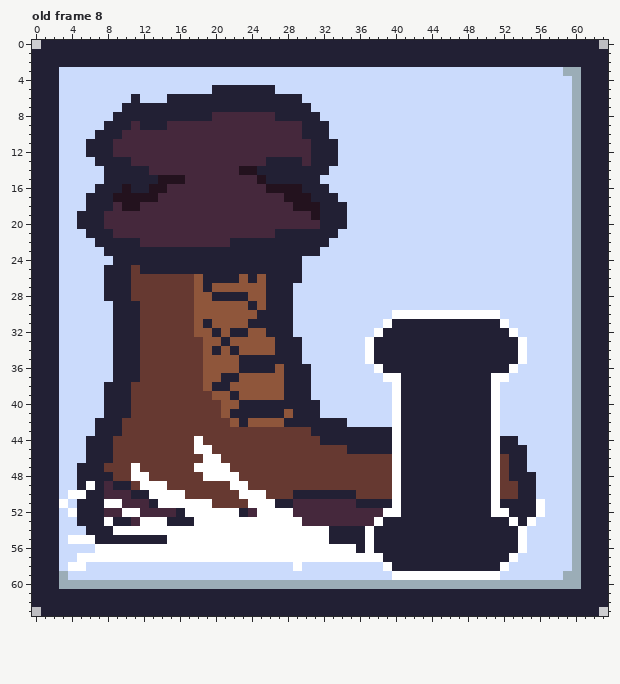
File history of a pixel-art file, Assets/NodeGraphics.aseprite. The picture above was drawn from the file before the commit.
64x64 pixels, 8 frames. Shown: old frame 8. The commit also changed other frames, which this record leaves out.
The same view after the edit:
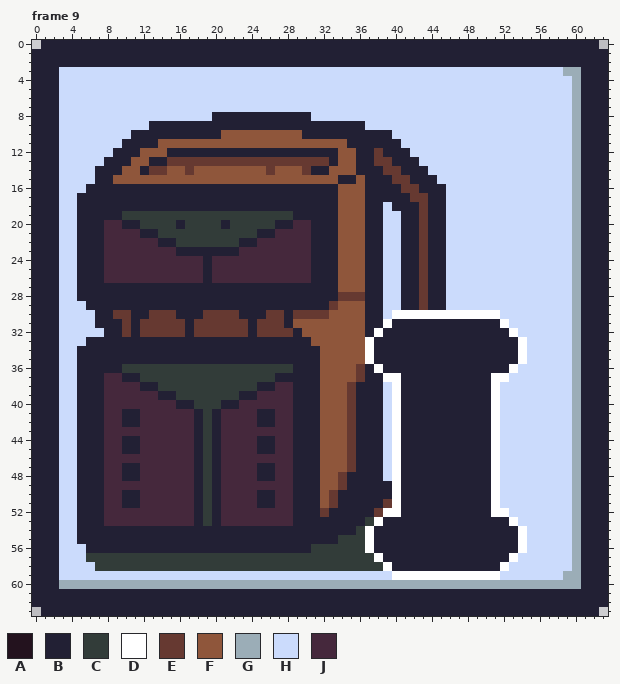
Palette (. is transparent): A #23121e  B #222034  C #323c39  D #ffffff  E #663931  F #8f563b  G #9badb7  H #cbdbfc  J #45283c
A new or re-ordered frame is compared with the old frame closest to it.
Change:
frames 8 -> 10
Changed rows in their new state; - is an unchanged pixel.
Frame 9 is new; against old frame 8:
first column x 3:
 5 -----------------HHHHHHH------------------------------
 6 --------H---HHHHHHHHHHHHHHH---------------------------
 7 -------HHHHHHHHHHHHHHHHHHHHH--------------------------
 8 ------HHHHHHHHHHHBBBBBBB----H-------------------------
 9 -----HHHHH--BBBBBBBBBBBBBBB---BBBB--------------------
10 ----HHHHBBBBBBBBBBFFFFFFFFF---BBBBBBB-----------------
11 ---HHHHBBBBFFFFFFFFFFFFFFFFFFFFFBBBBBB----------------
12 ---HHHBBBFFFBBBBBBBBBBBBBBBB---FFBBEBBB---------------
13 ----H---FFBBEEEEEEEEEEEEEEEEEE-FFBBEEBBB--------------
14 ----B--FF-EEFFEFFFFFFFFEFFFE--FFFBBBEEBBB-------------
15 ----B-FFFFFFFFFFFFFFFFFFFFFFFFFBBFBBBEEBBB------------
16 ---B---B--BBBBBBBBBBBBBBBBB---BFFFBBBBEEBBB-----------
17 --B---BBBBBBBBBBBBBBBBBBBBBB---FFFBBBBBEEBB-----------
18 --B---BBBBBBBBBBBBBBBBBBBBBBB--FFFBB-BBBEBB-----------
19 -----BBCCCCCCCCCCCCCCCCCCCBBB--FFFBB--BBEBB-----------
20 -------BBCCCCBCCCCBCCCCCBB--B--FFFBB--BBEBB-----------
21 --B--J---BBCCCCCCCCCCCBBJJJJ---FFFBB--BBEBB-----------
22 --BB-JJJJ--BBCCCCCCC--JJJJJJ--BFFFBB--BBEBB-----------
23 --BBBJJJJJJJJ-------JJJJJJJJ-BBFFFBB--BBEBB-----------
24 --BBBJJJJJJJJJJJ-JJJJJJJJJJJBBBFFFBB--BBEBB-----------
25 --BBBJJJJJJJJJJJ-JJJJJJJJJJJBBBFFFBB--BBEBB-----------
26 --BBBJJJJJJJJJJJ-JJJJJJJJJJJBBBFFFBB--BBEBB-----------
27 --BBB---BBBBBBBB-BBBBBB---BBBBBFFFBB--BBEBB-----------
28 --BBB---BBBBBBBBB----BB---BBBBBEEEBB--BBEBB-----------
29 ---BBB---BBBBBBBBBBBB-B---BBBBEFFFBB--BBEBB-----------
30 ----BBEE-B---BBBEEEEBB-EE-EEEEFFFFBB------------------
31 ----BB-E------BEEEEEE-EEE-FFFFFFFFBB------------------
32 -----B-E------BEEEEEEBEEEEBFFFFFFFB-------------------
33 ---BBB---BBBBBBBBB-BBBBB---BFFFFFF--------------------
34 --BBBB---BBBBBBBB-B-BBBB---BBFFFFF--------------------
35 --BBBB---BBBBBBBBBBB-------BBFFFFF--------------------
36 --BBBB-CCCCCCCCCCCCCCCCCCC--BFFFFEB-------------------
37 --BBBJJ--CCCCCCCCCCCCCCCB---BFFFFEBB------------------
38 --BBBJJJJBBCCCCCCCCCCCBBJJ--BFFFEBBB------------------
39 --BBBJJJJJJBBCCCCCCCBBJJJJ--BFFFEBBB------------------
40 --BBBJJJJJJJJBBCCCBBJJJJJJ---FFFEBBB------------------
41 --BBBJJ-BJJJJJJBCBJJJJ--JJ---FFFEBBB------------------
42 --BB-JJBBJJJJJJBCBJJJJBBJJ---FFFEBBB------------------
43 --BB-JJJJJJJJJJBCBJJJJJJJJBB-FFFE---H-----------------
44 --B--JJBBJJJJJJBCBJJJJBBJJBBBFFFE---H------------HH---
45 --B--JJBBJJJJJJBCBJJJJBBJJBBBFFFE---H------------HHH--
46 --B--JJJJJJJJJJBCBJJJJJJJJBBBFFF-BBBH------------HHH--
47 -----JJBBJJJJJJBCBJJJJBBJJBBBFFF-BBBH------------HHH--
48 -----JJBBJJJJJJBCBJJJJBBJJBBBFF-BBBBH------------HHHH-
49 ---B--JJJJJJJJJBCBJJJJJJJJBBBFF-BBBBB------------HHHH-
50 -HB----B-JJJJJJBCBJJJJBBJJ---FE--BBBB------------HHHH-
51 H----JJBB-JJJJJBCBJJJJBBJJBBBFEBB---E------------HHHHH
52 -H-----JJ----JJBCBJJJ-JJJJBBBEBBBBBE--------------HHHH
53 -----JJJ-JJJJJJBCBJJJJJJJJBBBBBBBBC----------------HH-
54 --B---BBBBBBBBBBBBBBBBBBBBBBBB---C--------------------
55 -HBB--------BBBBBBBBBBBBBBBBBB-CCC--------------------
56 ---BBBBBBBBBBBBBBBBBBBBBBBBBCCCCCC--------------------
57 --HCCCCCCCCCCCCCCCCCCCCCCCCCCCCCCCC-------------------
58 -HH-CCCCCCCCCCCCCCCCCCCCCCCCCCCCCCCC------------------
59 H-----------------------------------------------------
Changed places in both pictures, as pixel boxes (x1, y1, x2, y2):
changed: (59, 85, 446, 580)
changed: (500, 436, 545, 526)
